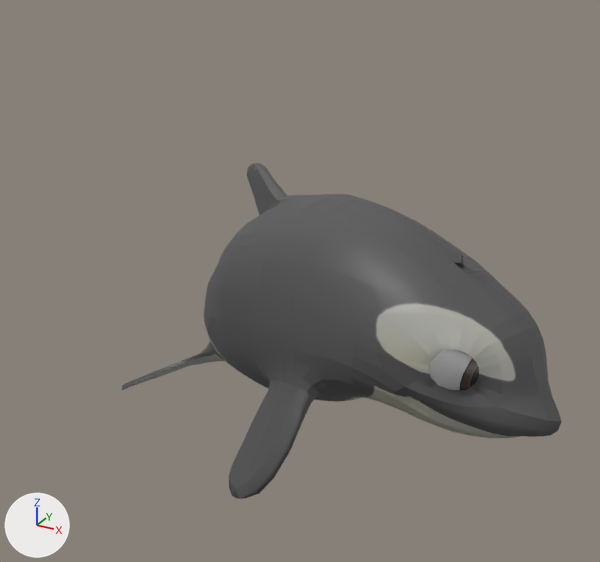
Two versions of the FBX model FirstPersonWhale/Assets/Animation/scarlet_rock_point.fbx, one commit apart.
The view is the same before and after, from a 50 mm lens placed at (2.22, -3.6, 1.62), pointed at (0.4, -0.29, -0.03). The axes (+X, +Y, +Z) are drawn at lower left. The lights are the same throughout. Both versions are drawn at frame 91 of the action 'Take 001'; the numbers are the values there.

The first picture shows 'luna:luna_geo', 'luna:right_eye_geo'.
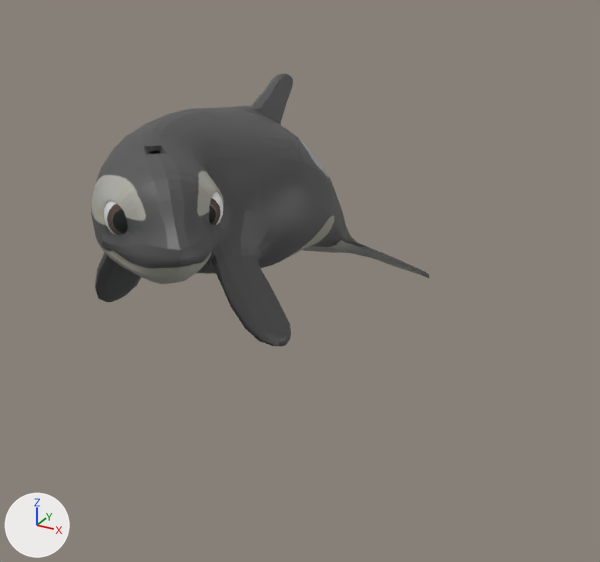
What differs and where, as boxes [x1, y1, x2, y2] in the pictures (600 x 562 px):
```json
{"object": "luna:luna_geo", "change": "posed", "before": [122, 163, 562, 499], "after": [91, 73, 429, 346], "on screen": "23% narrower, 19% shorter"}
{"object": "luna:right_eye_geo", "change": "posed", "before": [429, 349, 479, 390], "after": [104, 201, 128, 235]}
{"object": "luna:left_eye_geo", "change": "posed", "after": [209, 191, 223, 225], "on screen": "not visible before"}
{"bone": "luna:center_root_bind_joint", "before": "(377, 308) to (369, 219)", "after": "(164, 198) to (166, 128)"}
{"bone": "luna:center_chest_bind_joint", "before": "(320, 292) to (297, 176)", "after": "(222, 187) to (236, 90)"}
{"bone": "luna:center_tail_2_bind_joint", "before": "(262, 318) to (250, 271)", "after": "(290, 204) to (301, 164)"}
{"bone": "luna:center_tail_3_bind_joint", "before": "(249, 329) to (239, 291)", "after": "(307, 215) to (316, 183)"}
{"bone": "luna:center_neck_bind_joint", "before": "(377, 308) to (381, 266)", "after": "(164, 198) to (162, 165)"}
{"bone": "luna:center_head_bind_joint", "before": "(412, 322) to (439, 263)", "after": "(157, 209) to (153, 155)"}
{"bone": "luna:right_eye_bind_joint", "before": "(453, 357) to (440, 383)", "after": "(130, 214) to (133, 238)"}
```

Edits to the scene script, one JSON object a line:
```json
{"block": "bone_luna_center_root_bind_joint", "where": "bone_luna_center_root_bind_joint = bpy.data.objects['Armature'].pose.bones['luna:center_root_bind_joint']  # child of 'luna:Luna_root_bind_joint'"}
{"op": "set", "path": "bone_luna_center_root_bind_joint.location", "old": "(-40.4, -2.5, 120.7)", "new": "(0.2, 5.4, 0.0)"}
{"op": "set", "path": "bone_luna_center_root_bind_joint.rotation_quaternion", "old": "(0.884, -0.05, 0.445, -0.136)", "new": "(0.995, 0.0, 0.0, -0.095)", "note": "degrees (-19, 51, -27) -> degrees (0, 0, -11)"}
{"block": "bone_luna_center_chest_bind_joint", "where": "bone_luna_center_chest_bind_joint = bpy.data.objects['Armature'].pose.bones['luna:center_chest_bind_joint']  # child of 'luna:center_root_bind_joint'"}
{"op": "set", "path": "bone_luna_center_chest_bind_joint.rotation_quaternion", "old": "(0.996, -0.005, 0.0, -0.092)", "new": "(0.998, 0.0, 0.0, -0.066)", "note": "degrees (-1, 0, -11) -> degrees (0, 0, -8)"}
{"block": "bone_luna_center_tail_2_bind_joint", "where": "bone_luna_center_tail_2_bind_joint = bpy.data.objects['Armature'].pose.bones['luna:center_tail_2_bind_joint']  # child of 'luna:center_tail_1_bind_joint'"}
{"op": "set", "path": "bone_luna_center_tail_2_bind_joint.rotation_quaternion", "old": "(1.0, 0.0, 0.0, 0.025)", "new": "(1.0, 0.0, 0.0, -0.003)", "note": "degrees (0, 0, 3) -> degrees (0, 0, 0)"}
{"block": "bone_luna_center_tail_3_bind_joint", "where": "bone_luna_center_tail_3_bind_joint = bpy.data.objects['Armature'].pose.bones['luna:center_tail_3_bind_joint']  # child of 'luna:center_tail_2_bind_joint'"}
{"op": "set", "path": "bone_luna_center_tail_3_bind_joint.rotation_quaternion", "old": "(1.0, 0.0, 0.0, 0.015)", "new": "(1.0, 0.0, 0.0, -0.017)", "note": "degrees (0, 0, 2) -> degrees (0, 0, -2)"}
{"block": "bone_luna_center_neck_bind_joint", "where": "bone_luna_center_neck_bind_joint = bpy.data.objects['Armature'].pose.bones['luna:center_neck_bind_joint']  # child of 'luna:center_root_bind_joint'"}
{"op": "set", "path": "bone_luna_center_neck_bind_joint.rotation_quaternion", "old": "(0.974, 0.012, 0.181, 0.135)", "new": "(0.971, -0.022, 0.221, 0.089)", "note": "degrees (4, 21, 17) -> degrees (0, 26, 10)"}
{"block": "bone_luna_center_head_bind_joint", "where": "bone_luna_center_head_bind_joint = bpy.data.objects['Armature'].pose.bones['luna:center_head_bind_joint']  # child of 'luna:center_neck_bind_joint'"}
{"op": "set", "path": "bone_luna_center_head_bind_joint.rotation_quaternion", "old": "(0.987, 0.02, 0.047, 0.153)", "new": "(0.984, -0.001, 0.179, -0.004)", "note": "degrees (3, 5, 18) -> degrees (0, 21, 0)"}
{"block": "bone_luna_right_eye_bind_joint", "where": "bone_luna_right_eye_bind_joint = bpy.data.objects['Armature'].pose.bones['luna:right_eye_bind_joint']  # child of 'luna:right_eye_socket_bind_joint'"}
{"op": "set", "path": "bone_luna_right_eye_bind_joint.rotation_quaternion", "old": "(1.0, 0.0, -0.018, 0.001)", "new": "(0.985, -0.007, 0.167, -0.042)", "note": "degrees (0, -2, 0) -> degrees (-2, 19, -5)"}
```
